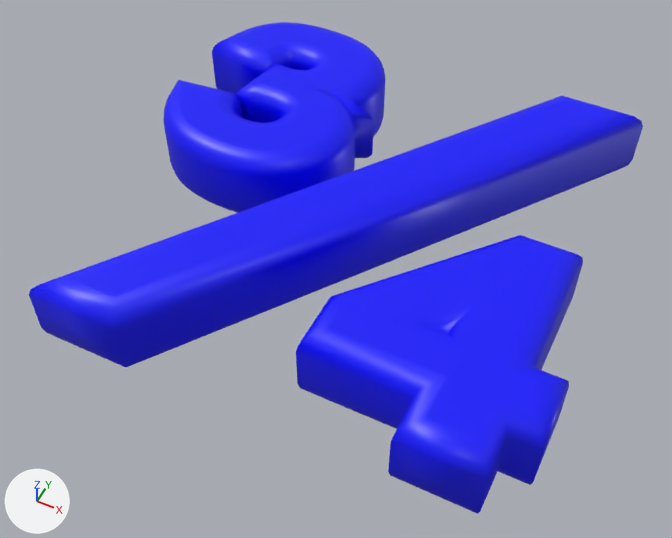
The glTF model 3dWords/fonts/glb/190.glb: old version first, new version second.
The view is the same before and after, from a 50 mm lens placed at (1.317, -1.001, 1.675), pointed at (0.613, 0.408, -0.087). The axes (+X, +Y, +Z) are drawn at lower left. The lights are the same throughout. Vertices at the same position are counted once.

Names of what the first picture shows: 'texto'.
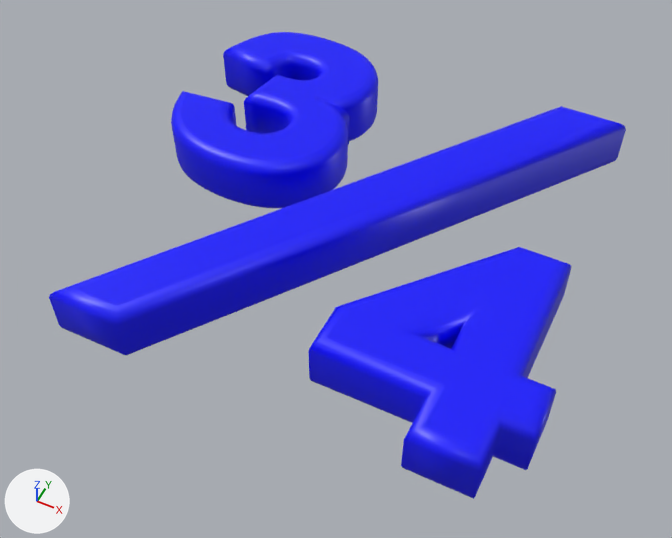
Where the change shows, as pixel boxes (x1, y1, x2, y2) in the pictures (672 x 538 px):
'texto', reshaped (6% narrower)
    before: (29, 22, 643, 514)
    after: (49, 32, 626, 499)
part 1 of me_texto_122, rebuilt (7% narrower, 8% shorter)
    before: (163, 22, 385, 213)
    after: (171, 32, 378, 208)
part 2 of me_texto_122, rebuilt (8% narrower, 10% shorter)
    before: (296, 235, 583, 514)
    after: (308, 247, 571, 499)
part 3 of me_texto_122, rebuilt (6% narrower, 8% shorter)
    before: (29, 96, 643, 367)
    after: (49, 106, 626, 355)

Patch to the scene script:
```diff
--- a/3dWords/fonts/glb/190.glb.py
+++ b/3dWords/fonts/glb/190.glb.py
@@ me_texto_122 @@
 # used by ob_texto; location = (0.0, 0.0, 0.0)
-me_texto_122.from_pydata(...)  # 3210 vertices, 6412 faces; spans x -0.038..1.253, y -0.091..1.119, z -0.11..0.11
+me_texto_122.from_pydata(...)  # 3210 vertices, 6412 faces; spans x -0.013..1.233, y -0.071..1.099, z -0.08..0.08
+# me_texto_122 part 1: the loose piece of 3030 vertices spanning x -0.038..0.521, y 0.463..1.114, z -0.11..0.11 is rebuilt with 3030 vertices and now spans x -0.013..0.493, y 0.483..1.094, z -0.08..0.08
+# me_texto_122 part 2: the loose piece of 140 vertices spanning x 0.701..1.253, y -0.072..0.566, z -0.11..0.11 is rebuilt with 140 vertices and now spans x 0.721..1.233, y -0.052..0.546, z -0.08..0.08
+# me_texto_122 part 3: the loose piece of 40 vertices spanning x 0.084..1.18, y -0.091..1.119, z -0.11..0.11 is rebuilt with 40 vertices and now spans x 0.123..1.141, y -0.071..1.099, z -0.08..0.08
 me_texto_122.materials.append(mat_material)
```
